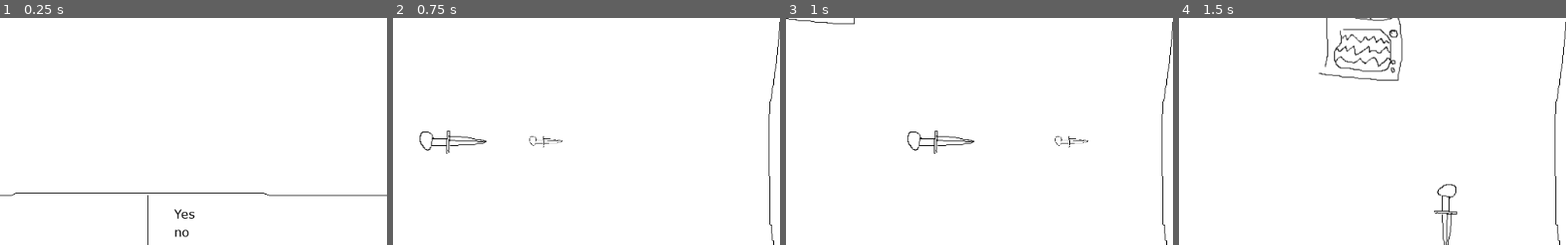
Above: before the commit, frames 1-4 (left to right).
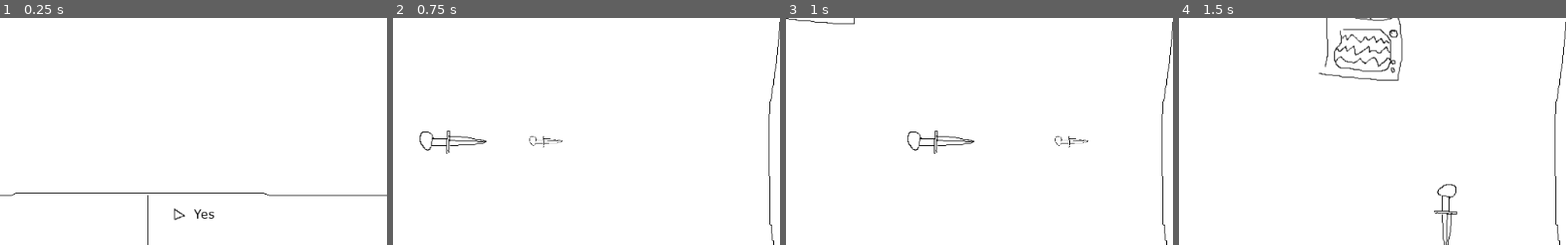
Above: after the commit, the same moments.

Repository: montinevra/repair_anything
Game: Godot game, scene res://scenes/Main.tscn
Same seed, same stepped clock (60 frames per second), same inputs: the game is played once before the commit and once after it.
Inputs:
- Up to frame 1 (0.25 s): no input
- Up to frame 2 (0.75 s): tap Enter (ui_accept) at 0.5 s; hold Right (move_right) from 0.53 s (still down); tap Space (shoot) at 0.6 s
- Up to frame 3 (1 s): keep holding Right (move_right); tap Enter (ui_accept) at 0.77 s
- Up to frame 4 (1.5 s): release Right (move_right) at 1.28 s; hold Down (move_down) from 1.28 s (still down); tap Space (shoot) at 1.35 s
The pictures show only the part of the screen within x 45-95%, y 38-88%; the shares and areas given below are measured in that part.

The runs differ from the first frame. In frame 1, 0.4% of the frame differs, in the area x 44-56%, y 83-97%; in frame 2, nothing differs; in frame 3, nothing differs; in frame 4, nothing differs.

Commit message:
end screen

Diff:
--- a/scenes/store_back.tscn
+++ b/scenes/store_back.tscn
@@ -1,12 +1,20 @@
-[gd_scene load_steps=7 format=2]
+[gd_scene load_steps=12 format=2]
 
 [ext_resource path="res://graphics/store_back_bg.png" type="Texture" id=1]
 [ext_resource path="res://scenes/enemy.tscn" type="PackedScene" id=2]
 [ext_resource path="res://scenes/player.tscn" type="PackedScene" id=3]
 [ext_resource path="res://scripts/StoreBack.gd" type="Script" id=4]
+[ext_resource path="res://fonts/verdana.ttf" type="DynamicFontData" id=5]
+[ext_resource path="res://graphics/Arrow.png" type="Texture" id=6]
 [ext_resource path="res://graphics/repairedness.png" type="Texture" id=7]
+[ext_resource path="res://graphics/DialogPopup.png" type="Texture" id=8]
+[ext_resource path="res://graphics/Continue.png" type="Texture" id=9]
 
 [sub_resource type="CanvasItemMaterial" id=1]
+
+[sub_resource type="DynamicFont" id=2]
+size = 24
+font_data = ExtResource( 5 )
 
 [node name="StoreBack" type="Node2D"]
 script = ExtResource( 4 )
@@ -51,6 +59,47 @@
 color = Color( 0, 0, 0, 1 )
 polygon = PoolVector2Array( 97.6325, -18.111, 94.9251, 12.574, -87.38, 12.574, -87.38, -13.5985 )
 
+[node name="DialogPopup" type="Sprite" parent="UI"]
+visible = false
+position = Vector2( 496.269, 298.62 )
+texture = ExtResource( 8 )
+__meta__ = {
+"_edit_lock_": true
+}
+
+[node name="Label" type="Label" parent="UI/DialogPopup"]
+margin_left = -188.0
+margin_top = -104.0
+margin_right = 217.0
+margin_bottom = -3.0
+custom_fonts/font = SubResource( 2 )
+custom_colors/font_color = Color( 0, 0, 0, 1 )
+text = "you borked it completly ):"
+__meta__ = {
+"_edit_lock_": true,
+"_edit_use_anchors_": false
+}
+
+[node name="Timer" type="Timer" parent="UI/DialogPopup"]
+one_shot = true
+
+[node name="Continue" type="Node2D" parent="UI/DialogPopup"]
+visible = false
+position = Vector2( 27.8357, 57.7161 )
+
+[node name="Graphic" type="Sprite" parent="UI/DialogPopup/Continue"]
+texture = ExtResource( 9 )
+__meta__ = {
+"_edit_lock_": true
+}
+
+[node name="Arrow" type="Sprite" parent="UI/DialogPopup/Continue"]
+position = Vector2( -193.383, 4.40689 )
+texture = ExtResource( 6 )
+__meta__ = {
+"_edit_lock_": true
+}
+
 [node name="Floor" type="StaticBody2D" parent="."]
 __meta__ = {
 "_edit_lock_": true
--- a/scenes/store_front.tscn
+++ b/scenes/store_front.tscn
@@ -1,7 +1,8 @@
-[gd_scene load_steps=6 format=2]
+[gd_scene load_steps=7 format=2]
 
 [ext_resource path="res://fonts/verdana.ttf" type="DynamicFontData" id=1]
 [ext_resource path="res://graphics/tv_broken.png" type="Texture" id=2]
+[ext_resource path="res://graphics/Arrow.png" type="Texture" id=3]
 [ext_resource path="res://graphics/bg.png" type="Texture" id=4]
 [ext_resource path="res://scripts/StoreFront.gd" type="Script" id=5]
 
@@ -35,14 +36,18 @@
 }
 
 [node name="DialogPlayer" type="Label" parent="."]
-margin_left = 692.0
+margin_left = 718.0
 margin_top = 475.0
 margin_right = 998.0
 margin_bottom = 583.0
 custom_fonts/font = SubResource( 1 )
 custom_colors/font_color = Color( 0, 0, 0, 1 )
 text = "Yes
-no"
+"
 __meta__ = {
 "_edit_use_anchors_": false
 }
+
+[node name="Arrow" type="Sprite" parent="."]
+position = Vector2( 698.421, 486.529 )
+texture = ExtResource( 3 )
--- a/scripts/StoreBack.gd
+++ b/scripts/StoreBack.gd
@@ -2,14 +2,46 @@
 
 onready var m_enemy = get_node("Enemy")
 onready var m_enemy_sprite = get_node("Enemy/EnemySprite")
+onready var m_player = get_node("Player")
 var m_is_repairing = true
 var m_parent = get_parent()
 onready var m_healthbar = get_node("UI/Repairedness/ProgressBar")
+onready var m_dialog = get_node("UI/DialogPopup")
+onready var m_dialog_label = get_node("UI/DialogPopup/Label")
+onready var m_dialog_timer = get_node("UI/DialogPopup/Timer")
+onready var m_dialog_continue = get_node("UI/DialogPopup/Continue")
+signal sig_finished
+signal sig_go_front
 
 
 func update_healthbar(t_health):
 	m_healthbar.value = t_health
 	print(t_health)
+
+
+func go_front():
+	emit_signal("sig_go_front")
+
+
+func on_timer_timeout():
+	m_dialog_continue.show()
+	print("timer timeout")
+
+
+func finished():
+	m_player.set_finished()
+	m_dialog.show()
+	m_dialog_timer.start(1.5)
+
+
+func fixed():
+	m_dialog_label.text = "fixed yay!"
+	finished()
+
+
+func borked():
+	m_dialog_label.text = "you borked it completly ):"
+	finished()
 
 
 func is_repairing():
@@ -18,7 +50,11 @@
 
 func _ready():
 	m_enemy_sprite.set_texture(preload("res://graphics/tv_broken.png"))
+	m_dialog_timer.set_wait_time(2)
+	m_dialog_timer.connect("timeout", self, "on_timer_timeout")
 	m_enemy.connect("sig_update_healthbar", self, "update_healthbar")
+	m_enemy.connect("sig_fixed", self, "fixed")
+	m_enemy.connect("sig_borked", self, "borked")
 	m_is_repairing = true
 #	m_enemy.get_node("Sprite")
 	pass # Replace with function body.
@@ -26,5 +62,5 @@
 
 func _process(delta):
 	if m_enemy.is_repaired():
-
-		m_is_repairing = false
+		pass
+#		m_is_repairing = false
--- a/scripts/StoreFront.gd
+++ b/scripts/StoreFront.gd
@@ -11,7 +11,7 @@
 # Called when the node enters the scene tree for the first time.
 func _ready():
 	m_dialog_customer.text = "hi can you repair this?"
-	m_dialog_player.text = "Yes \nno"
+	m_dialog_player.text = "Yes \n"
 
 	print("hello")
 	pass # Replace with function body.
--- a/scripts/bullet.gd
+++ b/scripts/bullet.gd
@@ -4,6 +4,11 @@
 var m_move_vec = Vector2(0, 0)
 var m_movement = Vector2(0, 0)
 onready var m_main = get_node("../../")
+
+
+func set_finished():
+	queue_free()
+
 
 func _ready():
 	pass # Replace with function body.
--- a/scripts/enemy.gd
+++ b/scripts/enemy.gd
@@ -13,7 +13,7 @@
 signal sig_update_healthbar
 signal sig_fixed
 signal sig_borked
-
+signal sig_finished
 
 func is_repaired():
 	return m_is_repaired
@@ -109,12 +109,16 @@
 			else:
 				m_direction = Vector2(0, 0)
 				m_is_repaired = true
+				emit_signal("sig_fixed")
+				emit_signal("sig_finished")
 		BORKED:
 			if  m_direction.length() >= 0.01:
 				m_direction *= .5
 			else:
 				m_direction = Vector2(0, 0)
-	if abs(get_repairedness()) > get_max_repairedness():
+				emit_signal("sig_borked")
+				emit_signal("sig_finished")
+	if get_repairedness() > get_max_repairedness():
 		m_state = FIXED
-	if abs(get_repairedness()) < -get_max_repairedness():
+	if get_repairedness() < -get_max_repairedness():
 		m_state = BORKED
--- a/scripts/main.gd
+++ b/scripts/main.gd
@@ -1,9 +1,10 @@
 extends Node2D
 
 enum {STORE_FRONT, STORE_BACK}
+onready var m_store_front_inst = get_node("StoreFront")
 var m_room = STORE_FRONT
 var m_store_back = preload("res://scenes/store_back.tscn")
-var m_store_back_inst
+var m_store_back_inst = m_store_back.instance()
 var m_score = 0
 onready var m_score_label = get_node("Score/Label")
 
@@ -20,10 +21,24 @@
 func reset_score():
 	set_score(0)
 
-# Called when the node enters the scene tree for the first time.
+
+func go_back():
+	m_room = STORE_BACK
+	print("accepted")
+	m_store_back_inst = m_store_back.instance()
+	add_child(m_store_back_inst)
+
+
+func go_front():
+	m_store_back_inst.queue_free()
+	m_room = STORE_FRONT
+
+
 func _ready():
 	reset_score()
-	pass # Replace with function body.
+	m_store_back_inst.connect("sig_go_front", self, "go_front")
+	m_store_front_inst.connect("sig_go_back", self, "go_back")
+
 
 func _process(t_delta):
 	match m_room:
--- a/scripts/player.gd
+++ b/scripts/player.gd
@@ -1,11 +1,13 @@
 extends KinematicBody2D
 
+enum {TOOL_SELECT, REPAIRING, REPAIRED, BORKED, FINISHED}
 const BULLET = preload("res://scenes/bullet.tscn")
 const RELOAD_TIME = 0.1
 var m_speed = 500
 var m_reloading = 0.0
 var m_invulnerable = .5
 onready var m_main = get_node("../../")
+var m_state = REPAIRING
 
 func get_direction():
 	var velocity = Vector2(0, 0)
@@ -16,6 +18,11 @@
 		velocity = velocity.normalized()
 	#print(velocity)
 	return velocity
+
+
+func set_finished():
+	m_state = FINISHED
+
 
 func shoot(t_angle):
 	var bullet = BULLET.instance()
@@ -34,24 +41,25 @@
 
 
 func _process(delta):
-	var velocity = m_speed * get_direction()
+	if m_state == REPAIRING:
+		var velocity = m_speed * get_direction()
 
-	if velocity.length() > 0:
-		rotation = velocity.angle() + TAU/4
-	move_and_slide(velocity)
-	m_reloading -= delta
-	if Input.is_action_just_pressed("shoot") && m_reloading <= 0:
-		m_reloading = RELOAD_TIME
-		shoot(rotation)
-	m_invulnerable -= delta
-	for i in get_slide_count():
-		var collision = get_slide_collision(i)
-#		print("Collided with: ", collision.collider.name)
-		if collision:
-			var collider = collision.get_collider()
-			velocity = velocity.bounce(collision.normal)
-			if collider.name == "Enemy" && m_invulnerable <= 0:
-				collider.add_repairedness(-.1)
-				print(collider.m_repairedness)
-				m_invulnerable = .05
-				m_main.add_score(-2)
+		if velocity.length() > 0:
+			rotation = velocity.angle() + TAU/4
+		move_and_slide(velocity)
+		m_reloading -= delta
+		if Input.is_action_just_pressed("shoot") && m_reloading <= 0:
+			m_reloading = RELOAD_TIME
+			shoot(rotation)
+		m_invulnerable -= delta
+		for i in get_slide_count():
+			var collision = get_slide_collision(i)
+	#		print("Collided with: ", collision.collider.name)
+			if collision:
+				var collider = collision.get_collider()
+				velocity = velocity.bounce(collision.normal)
+				if collider.name == "Enemy" && m_invulnerable <= 0:
+					collider.add_repairedness(-.1)
+					print(collider.m_repairedness)
+					m_invulnerable = .05
+					m_main.add_score(-2)
Binary file added: graphics/Arrow.png
Not shown, added: graphics/Arrow.png.import
Binary file added: graphics/Continue.png
Not shown, added: graphics/Continue.png.import
Binary file added: graphics/DialogPopup.png
Not shown, added: graphics/DialogPopup.png.import
